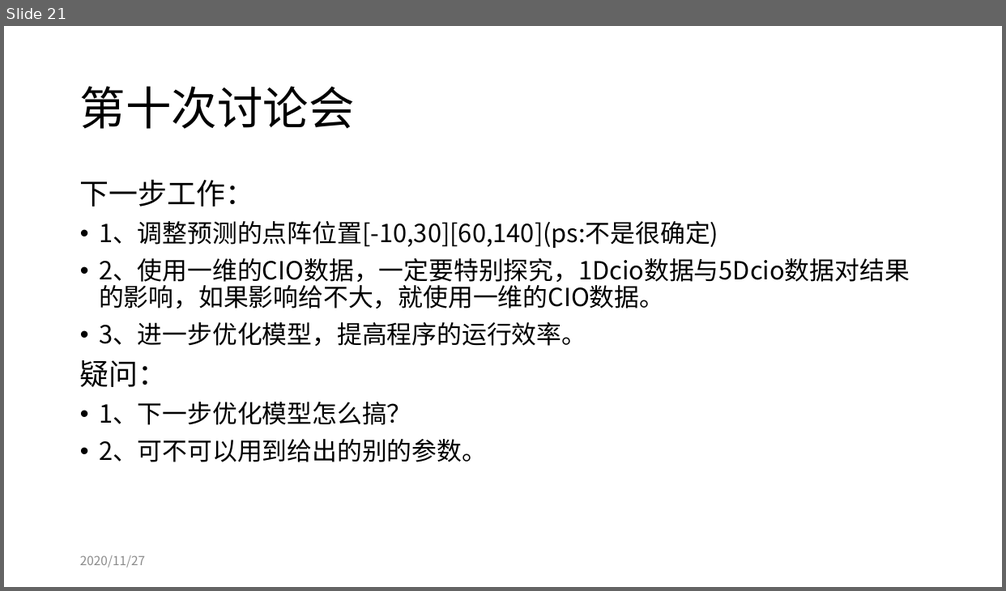
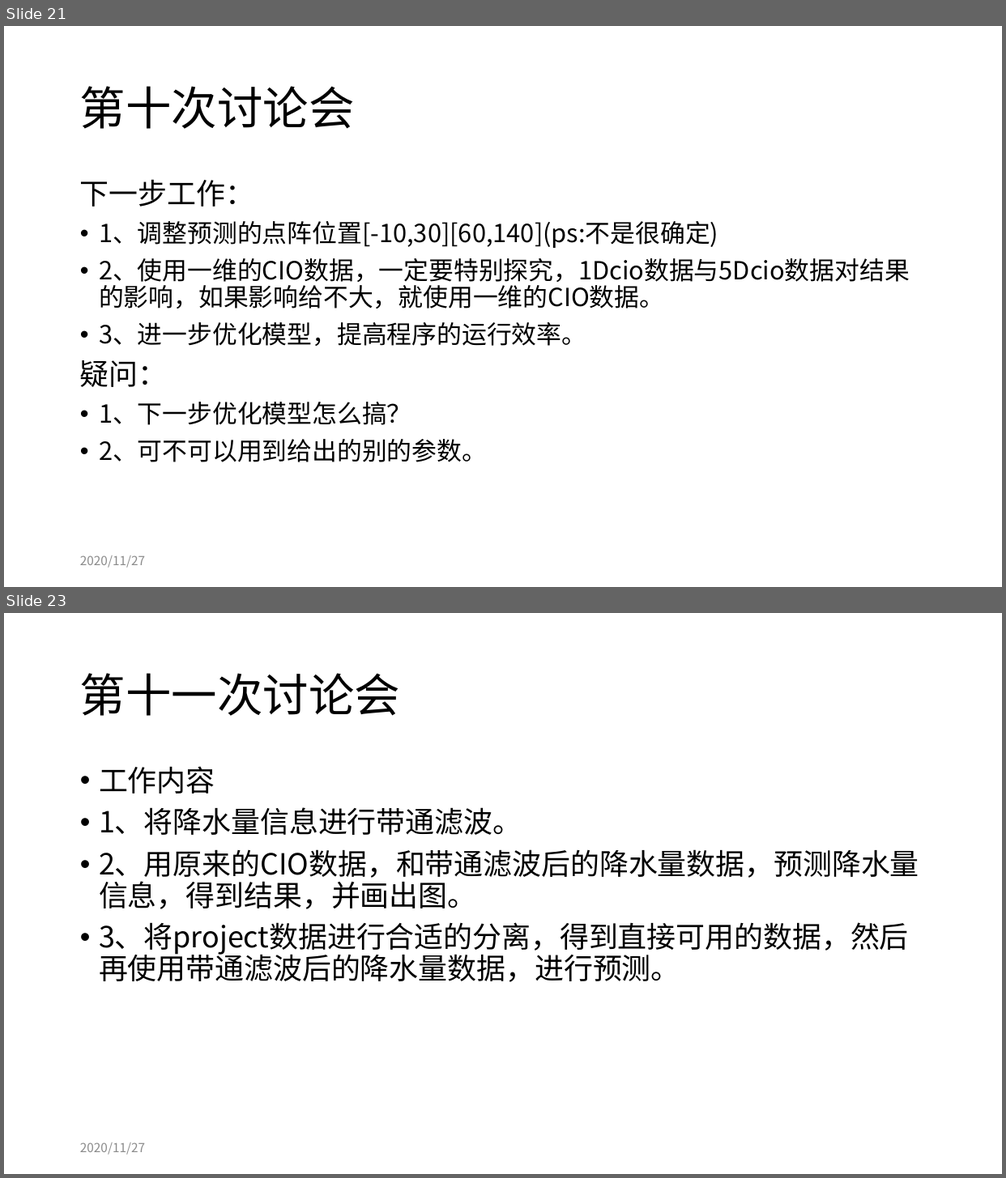
Before and after one commit to tureful/tureful.github.io, a slide deck: documents/workshop_summary.pptx. Shown one above the other, each under a label of ours: slide 21 before the commit, slides 21 and 23 after it; the slides between them are not shown. The pictures are 1006x591 and 1006x1178 pixels, drawn with LibreOffice and Linux fonts; fonts in the diff are those of the drawing. Boxes give left, top, right and bottom in pixels: in the first picture for what was removed or moved away, otherwise in the second. Text is boxed around its words. In the diff, an @@ line names an element or a change of style, - is before the commit and + after.

Commit message:
a little update.

```diff
--- a/documents/workshop_summary.pptx
+++ b/documents/workshop_summary.pptx
@@ slide 23 added at (x1=4, y1=613, x2=1002, y2=1174), background #FFFFFF @@
@@ title added at (x1=80, y1=673, x2=400, y2=716), 44 pt, text #000000 @@
+第十一次讨论会
@@ text added at (x1=99, y1=766, x2=919, y2=982), 28 pt, text #000000 @@
+• 工作内容
+• 1、将降水量信息进行带通滤波。
+• 2、用原来的CIO数据，和带通滤波后的降水量数据，预测降水量信息，得到结果，并画出图。
+• 3、将project数据进行合适的分离，得到直接可用的数据，然后再使用带通滤波后的降水量数据，进行预测。
@@ text added at (x1=80, y1=1143, x2=145, y2=1155), 12 pt, text #8C8C8C @@
+2020/11/27
```
Also in this commit, not shown: 1 other slide added.
